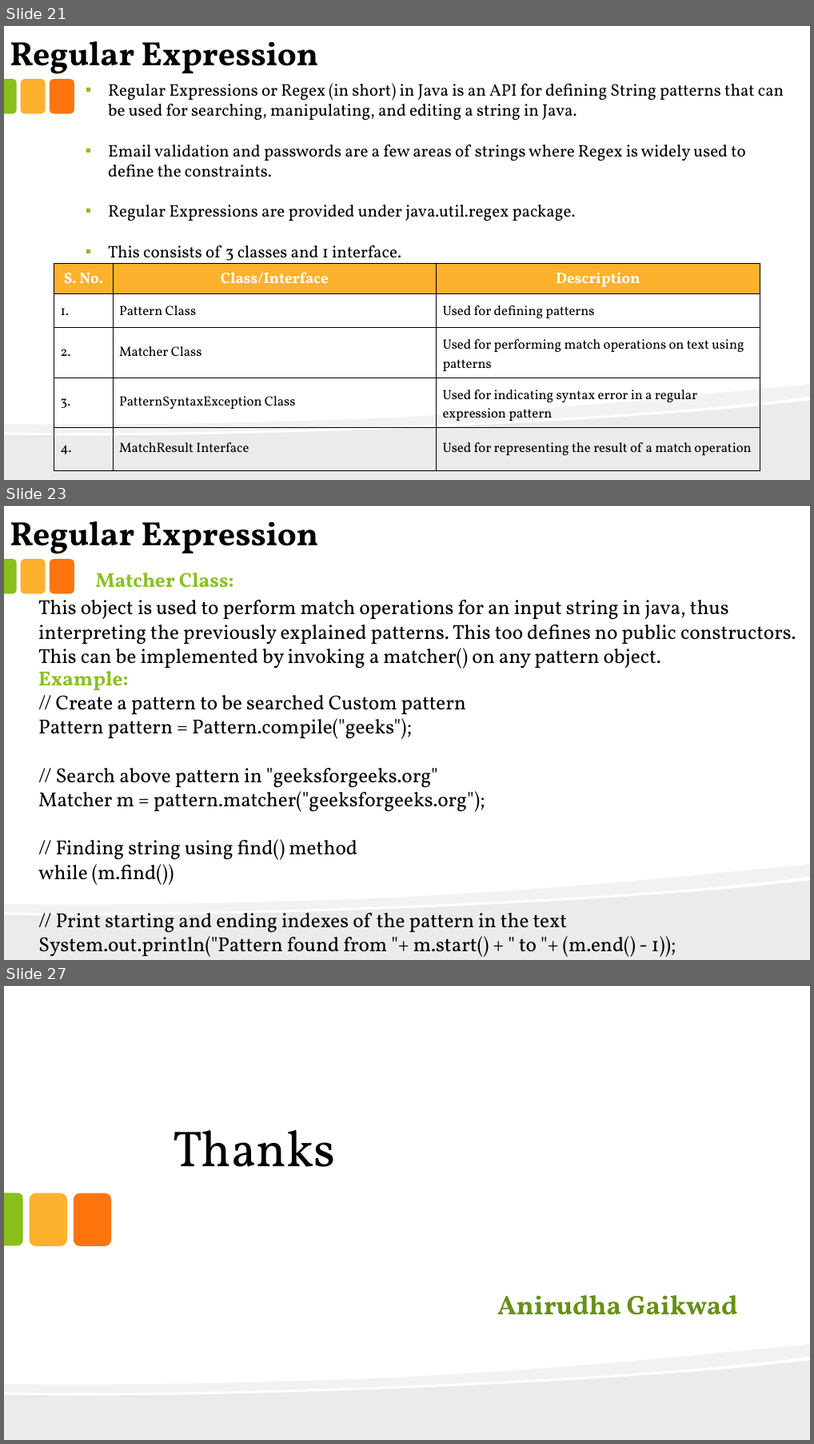
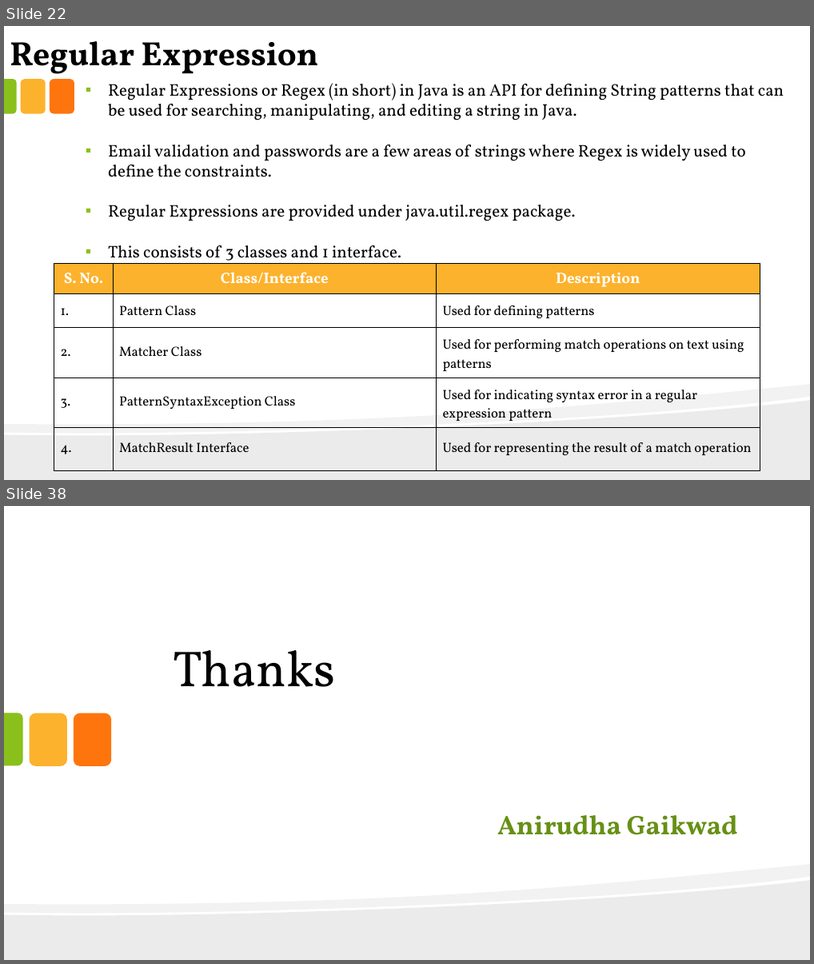
Before and after one commit to anirudhagaikwad/Java_Programming, a slide deck: Java_PPT/#7_String.pptx. Shown one above the other, each under a label of ours: slides 21, 23 and 27 before the commit, slides 22 and 38 after it; the slides between them are not shown. The pictures are 814x1444 and 814x964 pixels, drawn with LibreOffice and Linux fonts; fonts in the diff are those of the drawing. Boxes give left, top, right and bottom in pixels: in the first picture for what was removed or moved away, otherwise in the second. Text is boxed around its words. In the diff, an @@ line names an element or a change of style, - is before the commit and + after.

Commit message:
String Program Update

```diff
--- a/Java_PPT/#7_String.pptx
+++ b/Java_PPT/#7_String.pptx
@@ slide 23 removed at [4,506,810,960], background #FFFFFF; not listed: 5 template elements that a slide beside it also shows @@
@@ text removed at [10,521,319,560] @@
-Regular Expression
@@ text removed at [95,572,234,588] @@
-Matcher Class:
@@ text removed at [38,600,797,672] @@
-This object is used to perform match operations for an input string in java, thus interpreting the previously explained patterns. This too defines no public constructors. This can be implemented by invoking a matcher() on any pattern object.
@@ text removed at [38,671,677,956] @@
-Example:
-// Create a pattern to be searched Custom pattern
-Pattern pattern = Pattern.compile("geeks");
-// Search above pattern in "geeksforgeeks.org"
-Matcher m = pattern.matcher("geeksforgeeks.org");
-// Finding string using find() method
-while (m.find())
-// Print starting and ending indexes of the pattern in the text System.out.println("Pattern found from "+ m.start() + " to "+ (m.end() - 1));
@@ what was slide 21 is now slide 22 @@
@@ what was slide 27 is now slide 38 @@
```
Also in this commit, not shown: 5 slides changed, 16 slides added, 4 other slides removed, 2 other files.
